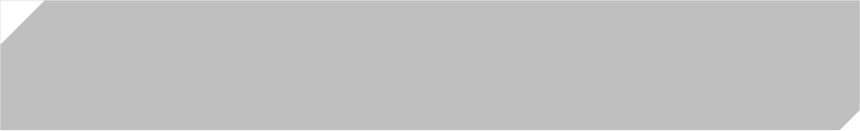
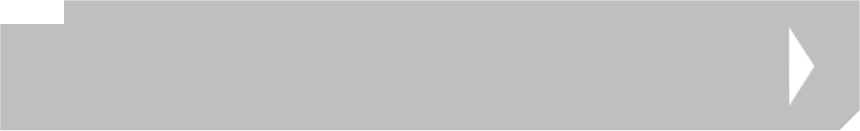
Comparing the layer stacks of the two w=860, h=131 images. Changes:
added layer "arrow" above "stripes back" over (x1=788, y1=27, x2=815, y2=106)
added group "Long Button BOX TRI" with 5 layers above "Long Button CORNER TRI" over (x1=0, y1=0, x2=815, y2=106)
added layer "box copy" in group "Long Button BOX TRI" over (x1=0, y1=0, x2=64, y2=24)
added layer "bckg2 copy #1" in group "Long Button BOX TRI" over (x1=0, y1=0, x2=815, y2=106)
hid group "Long Button CORNER TRI" (3 layers) over (x1=0, y1=0, x2=815, y2=106)
